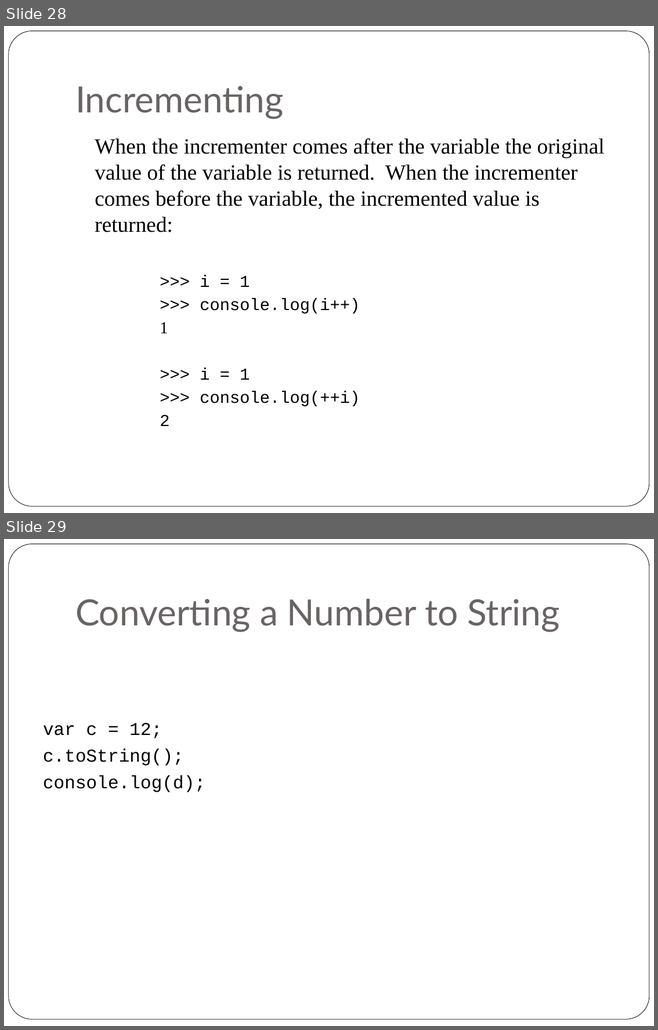
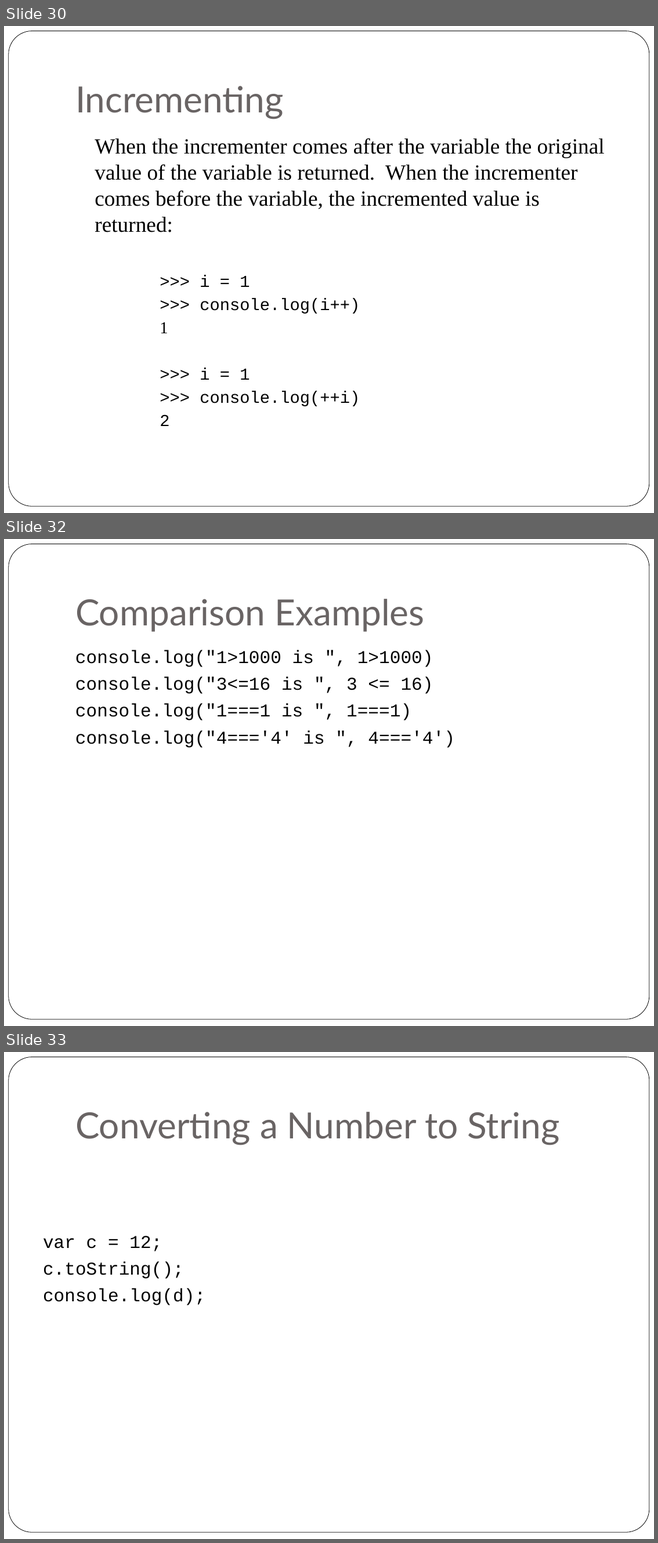
Before and after one commit to liahhansen/Learn-to-Program-Javascript, a slide deck: materials/SLIDES/class_one.ppt. Shown one above the other, each under a label of ours: slides 28 and 29 before the commit, slides 30, 32 and 33 after it; the slides between them are not shown. The pictures are 658x1030 and 658x1543 pixels, drawn with LibreOffice and Linux fonts; fonts in the diff are those of the drawing. Boxes give left, top, right and bottom in pixels: in the first picture for what was removed or moved away, otherwise in the second. Text is boxed around its words. In the diff, an @@ line names an element or a change of style, - is before the commit and + after.

```diff
--- a/materials/SLIDES/class_one.ppt
+++ b/materials/SLIDES/class_one.ppt
@@ slide 32 added at [4,539,654,1026], background #FFFFFF; not listed: 1 template element that a slide beside it also shows @@
@@ title added at [75,599,424,632], 40 pt, text #696464 @@
+Comparison Examples
@@ text added at [75,650,454,748], 20 pt, text #000000 @@
+console.log("1>1000 is ", 1>1000)
+console.log("3<=16 is ", 3 <= 16)
+console.log("1===1 is ", 1===1)
+console.log("4==='4' is ", 4==='4')
@@ what was slide 28 is now slide 30 @@
@@ what was slide 29 is now slide 33 @@
```
Also in this commit, not shown: 4 slides changed, 3 other slides added, 1 slide removed, 6 other files.
